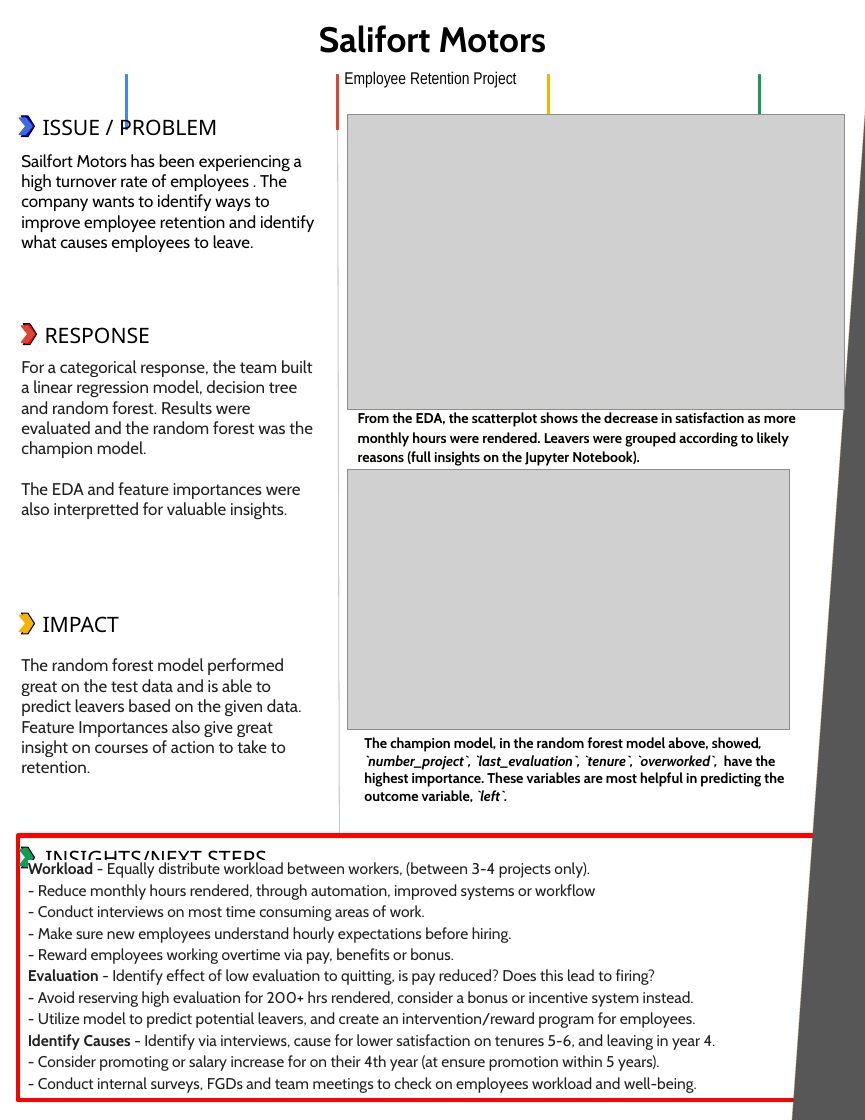
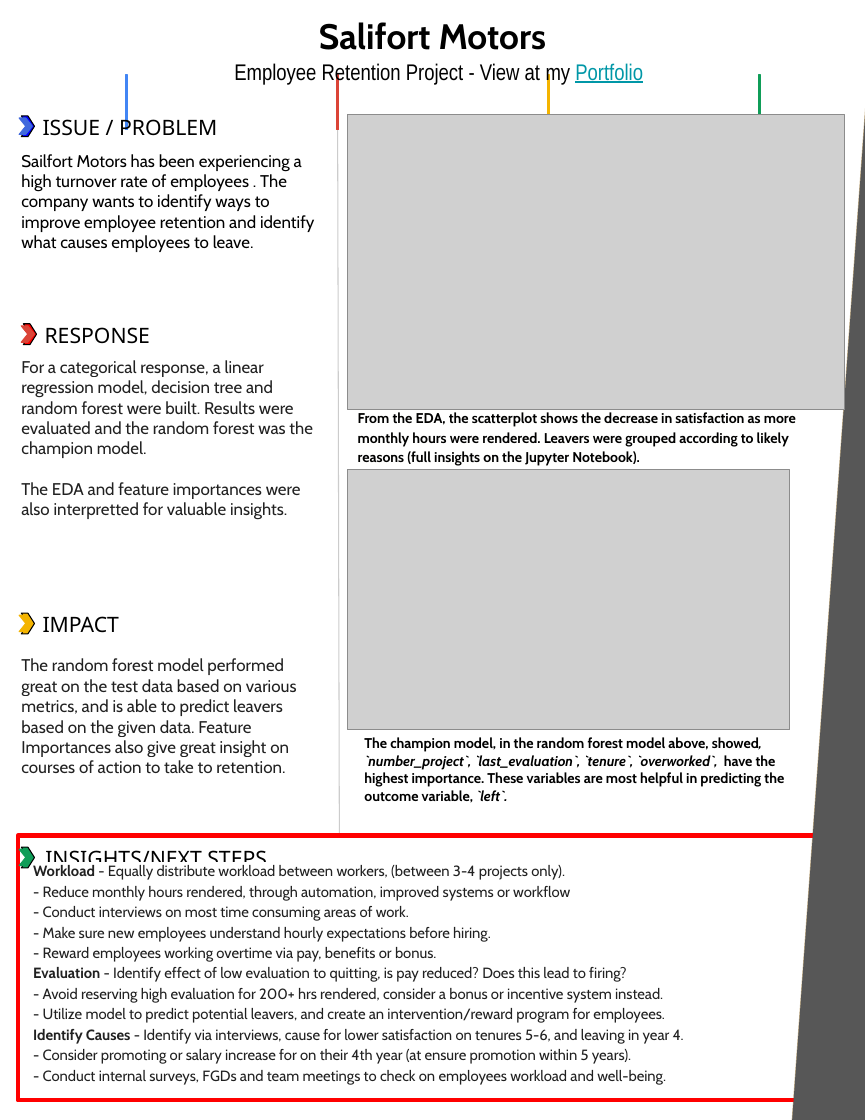
Before and after one commit to rydata/rydata.github.io, a slide deck: slide 1 of portfolio/HR_Analysis/Salifort Motors Executive Summary.pptx (slide 2 before the commit). Drawn at 865x1120 pixels with LibreOffice and Linux fonts; fonts in the diff are those of the drawing; grey boxes stand for pictures. Boxes give left, top, right and bottom in pixels: in the first picture for what was removed or moved away, otherwise in the second. Text is boxed around its words. In the diff, an @@ line names an element or a change of style, - is before the commit and + after.

```diff
--- a/portfolio/HR_Analysis/Salifort Motors Executive Summary.pptx
+++ b/portfolio/HR_Analysis/Salifort Motors Executive Summary.pptx
@@ text at (234,63,643,85): text changed; size 12 to 16 pt @@
-Employee Retention Project
+Employee Retention Project - View at my Portfolio
@@ text at (21,360,313,458): text changed @@
-For a categorical response, the team built a linear regression model, decision tree and random forest. Results were evaluated and the random forest was the champion model.
+For a categorical response, a linear regression model, decision tree and random forest were built. Results were evaluated and the random forest was the champion model.
@@ text at (21,658,297,773): text changed @@
-The random forest model performed great on the test data and is able to predict leavers based on the given data. Feature Importances also give great insight on courses of action to take to retention.
+The random forest model performed great on the test data based on various metrics, and is able to predict leavers based on the given data. Feature Importances also give great insight on courses of action to take to retention.
@@ text "Workload - Equally distribute workload ..." at (33,865,684,1085): size 11 to 10.5 pt @@
```
Also in this commit, not shown: 1 slide removed, 11 other files.
